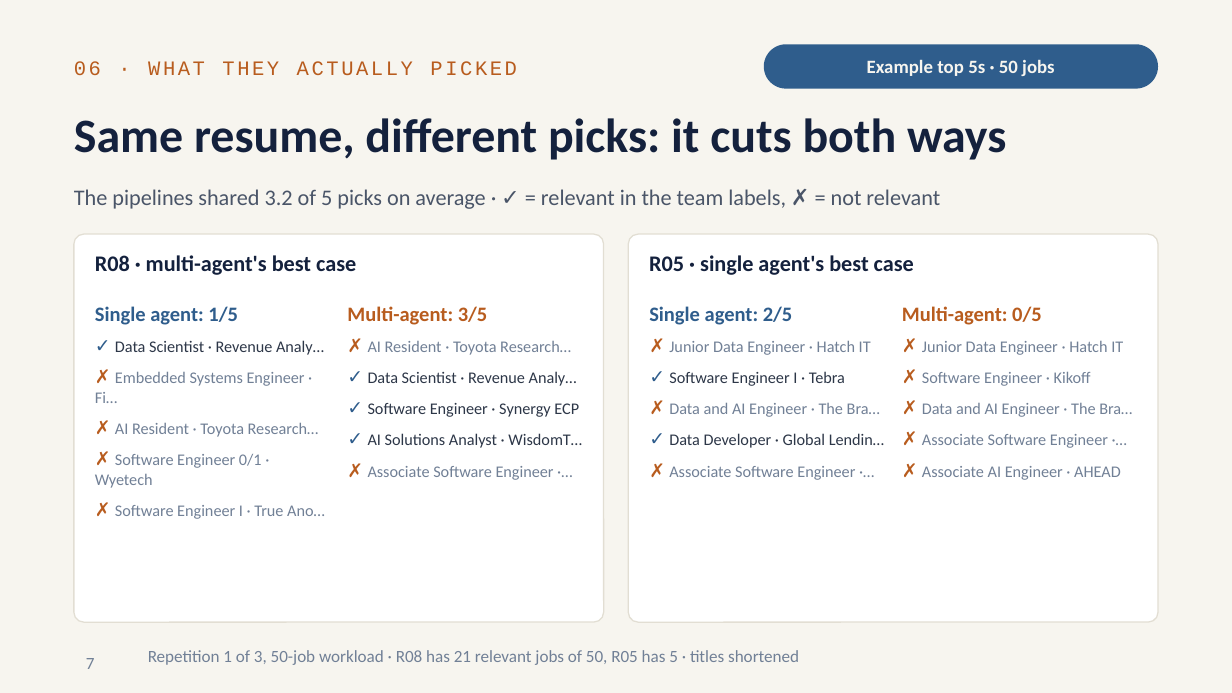
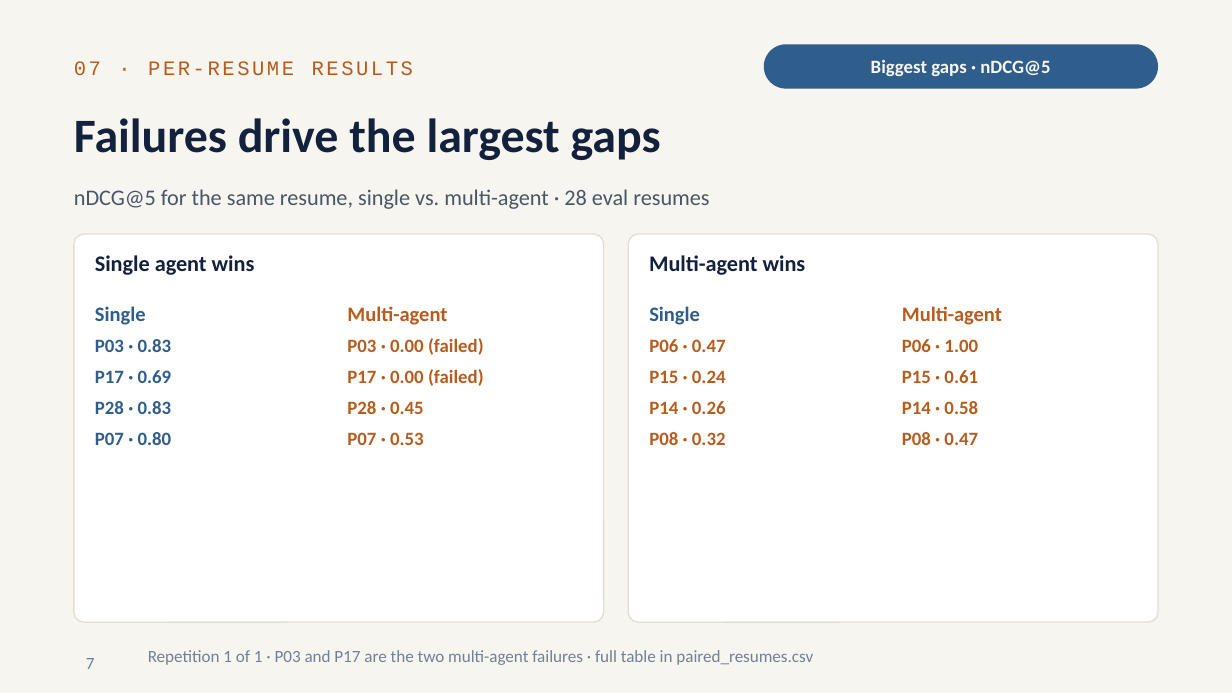
Before and after one commit to RitvikNeerattil/agentic_resume_matcher, a slide deck: slide 8 of progress_update_2026-10.pptx (slide 7 before the commit). Drawn at 1232x693 pixels with LibreOffice and Linux fonts; fonts in the diff are those of the drawing. Boxes give left, top, right and bottom in pixels: in the first picture for what was removed or moved away, otherwise in the second. Text is boxed around its words. In the diff, an @@ line names an element or a change of style, - is before the commit and + after.

Commit message:
Update README and evaluation notebook for 14B model; adjust resume extraction prompt

```diff
--- a/progress_update_2026-10.pptx
+++ b/progress_update_2026-10.pptx
@@ text at box(74, 61, 413, 75): text changed @@
-06 · WHAT THEY ACTUALLY PICKED
+07 · PER-RESUME RESULTS
@@ text in rounded rectangle at box(871, 60, 1050, 76): text changed @@
-Example top 5s · 50 jobs
+Biggest gaps · nDCG@5
@@ title at box(74, 118, 661, 160): text changed @@
-Same resume, different picks: it cuts both ways
+Failures drive the largest gaps
@@ text at box(74, 189, 709, 209): text changed @@
-The pipelines shared 3.2 of 5 picks on average · ✓ = relevant in the team labels, ✗ = not relevant
+nDCG@5 for the same resume, single vs. multi-agent · 28 eval resumes
@@ text at box(95, 255, 255, 275): text changed @@
-R08 · multi-agent's best case
+Single agent wins
@@ text at box(649, 255, 806, 275): text changed @@
-R05 · single agent's best case
+Multi-agent wins
@@ text at box(95, 306, 172, 445): text changed; size 9.5 to 11 pt; text colour #718096 to #2F5D8C; bold on @@
-Single agent: 1/5
-✓ Data Scientist · Revenue Analy…
-✗ Embedded Systems Engineer · Fi…
-✗ AI Resident · Toyota Research…
-✗ Software Engineer 0/1 · Wyetech
-✗ Software Engineer I · True Ano…
+Single
+P03 · 0.83
+P17 · 0.69
+P28 · 0.83
+P07 · 0.80
@@ text at box(347, 306, 484, 445): text changed; size 9.5 to 11 pt; text colour #2D3748 to #B85C1E; bold on @@
-Multi-agent: 3/5
-✗ AI Resident · Toyota Research…
-✓ Data Scientist · Revenue Analy…
-✓ Software Engineer · Synergy ECP
-✓ AI Solutions Analyst · WisdomT…
-✗ Associate Software Engineer ·…
+Multi-agent
+P03 · 0.00 (failed)
+P17 · 0.00 (failed)
+P28 · 0.45
+P07 · 0.53
@@ text at box(649, 306, 726, 445): text changed; size 9.5 to 11 pt; text colour #718096 to #B85C1E; bold on @@
-Single agent: 2/5
-✗ Junior Data Engineer · Hatch IT
-✓ Software Engineer I · Tebra
-✗ Data and AI Engineer · The Bra…
-✓ Data Developer · Global Lendin…
-✗ Associate Software Engineer ·…
+Single
+P06 · 0.47
+P15 · 0.24
+P14 · 0.26
+P08 · 0.32
@@ text at box(902, 306, 1002, 445): text changed; size 9.5 to 11 pt; text colour #718096 to #B85C1E; bold on @@
-Multi-agent: 0/5
-✗ Junior Data Engineer · Hatch IT
-✗ Software Engineer · Kikoff
-✗ Data and AI Engineer · The Bra…
-✗ Associate Software Engineer ·…
-✗ Associate AI Engineer · AHEAD
+Multi-agent
+P06 · 1.00
+P15 · 0.61
+P14 · 0.58
+P08 · 0.47
@@ text at box(148, 650, 813, 665): text changed @@
-Repetition 1 of 3, 50-job workload · R08 has 21 relevant jobs of 50, R05 has 5 · titles shortened
+Repetition 1 of 1 · P03 and P17 are the two multi-agent failures · full table in paired_resumes.csv
```
Also in this commit, not shown: 5 other slides changed, 1 slide added, 6 other files.
